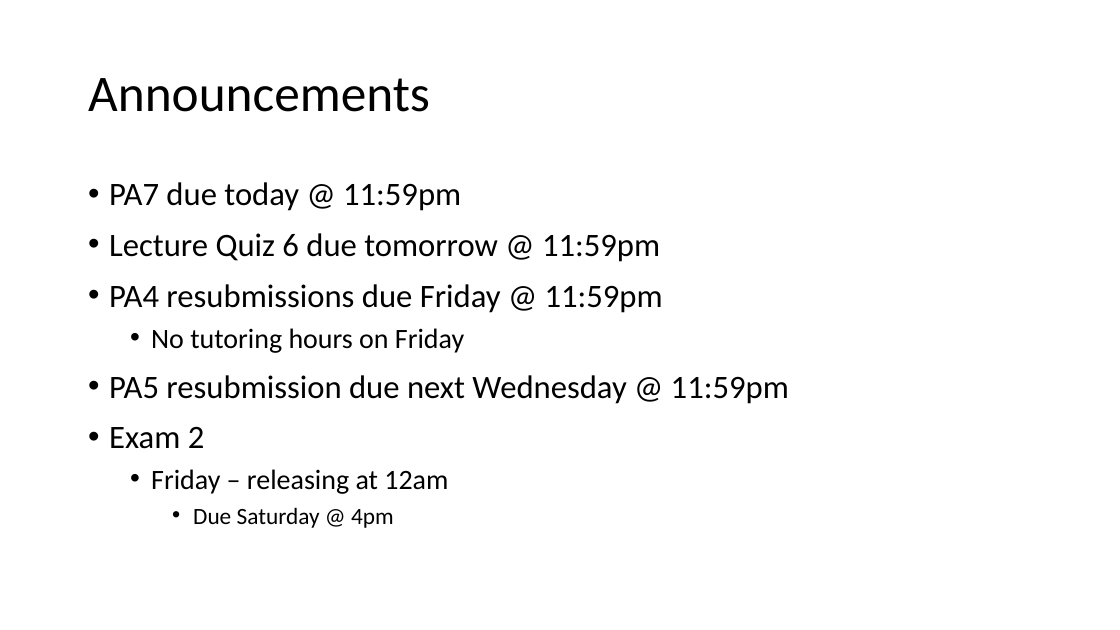
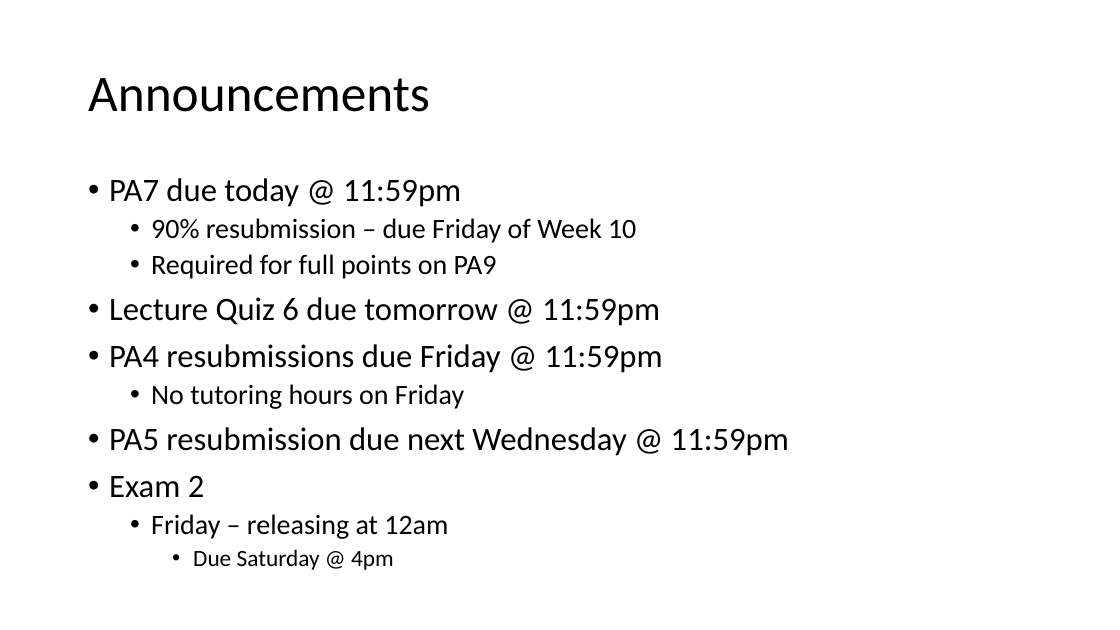
Before and after one commit to ucsd-cse11-su121/ucsd-cse11-su121.github.io, a slide deck: slide 2 of lectures/lecture-15/Lecture 15 - Lecture.pptx. Drawn at 1120x630 pixels with LibreOffice and Linux fonts; fonts in the diff are those of the drawing. Boxes give left, top, right and bottom in pixels: in the first picture for what was removed or moved away, otherwise in the second. Text is boxed around its words. In the diff, an @@ line names an element or a change of style, - is before the commit and + after.

Commit message:
Lecture 15 updates

```diff
--- a/lectures/lecture-15/Lecture 15 - Lecture.pptx
+++ b/lectures/lecture-15/Lecture 15 - Lecture.pptx
@@ text at <box>109,178,789,570</box>: line spacing 1 to 0.9 @@
@@ text at <box>151,218,636,279</box>: paragraphs added @@
+  • 90% resubmission – due Friday of Week 10
+  • Required for full points on PA9
```
Also in this commit, not shown: 1 other file.
